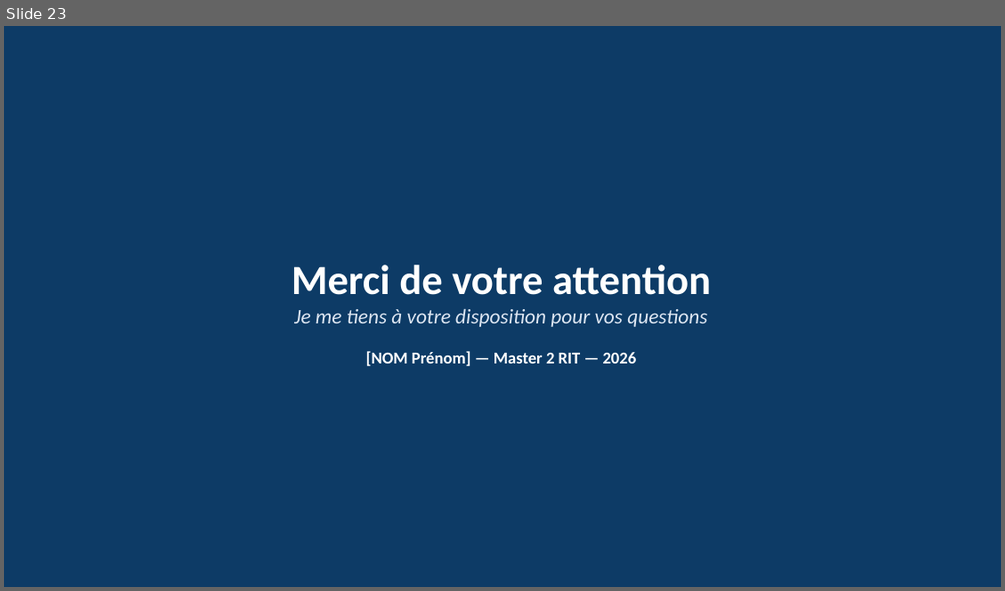
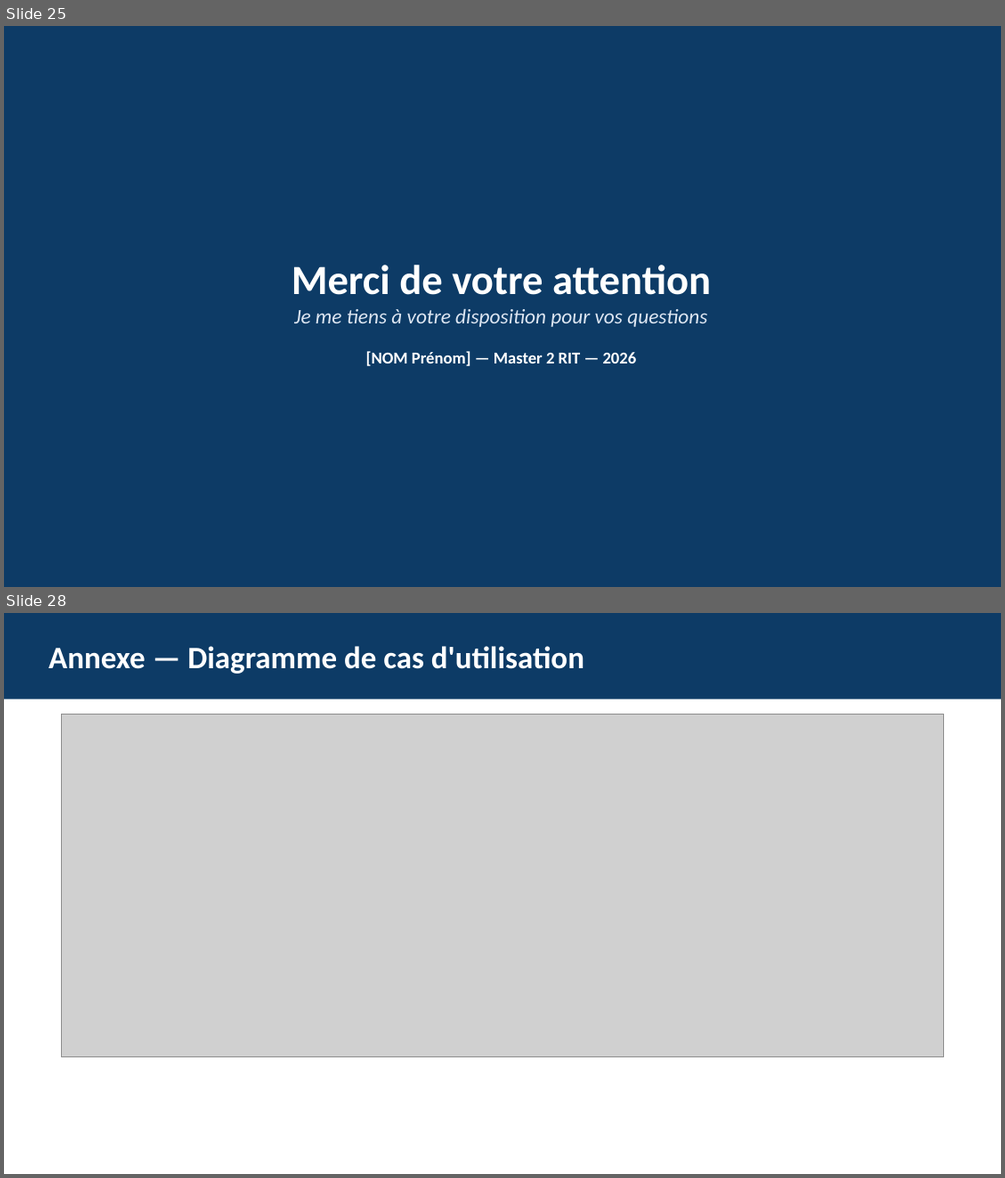
Before and after one commit to esperanceykouassi-bit/Supervision-reseau, a slide deck: soutenance/presentation-projet.pptx. Shown one above the other, each under a label of ours: slide 23 before the commit, slides 25 and 28 after it; the slides between them are not shown. The pictures are 1005x591 and 1005x1178 pixels, drawn with LibreOffice and Linux fonts; fonts in the diff are those of the drawing; grey boxes stand for pictures. Boxes give left, top, right and bottom in pixels: in the first picture for what was removed or moved away, otherwise in the second. Text is boxed around its words. In the diff, an @@ line names an element or a change of style, - is before the commit and + after.

```diff
--- a/soutenance/presentation-projet.pptx
+++ b/soutenance/presentation-projet.pptx
@@ slide 28 added at (4,613,1001,1174), background #FFFFFF @@
@@ rectangle added at (4,613,1001,699), fill #0D3B66 @@
@@ text added at (48,646,584,674), 30 pt, text #FFFFFF, bold @@
+Annexe — Diagramme de cas d'utilisation
@@ picture added at (62,714,944,1056) @@
@@ what was slide 23 is now slide 25 @@
```
Also in this commit, not shown: 1 slide changed, 10 other slides added, 19 other files.
